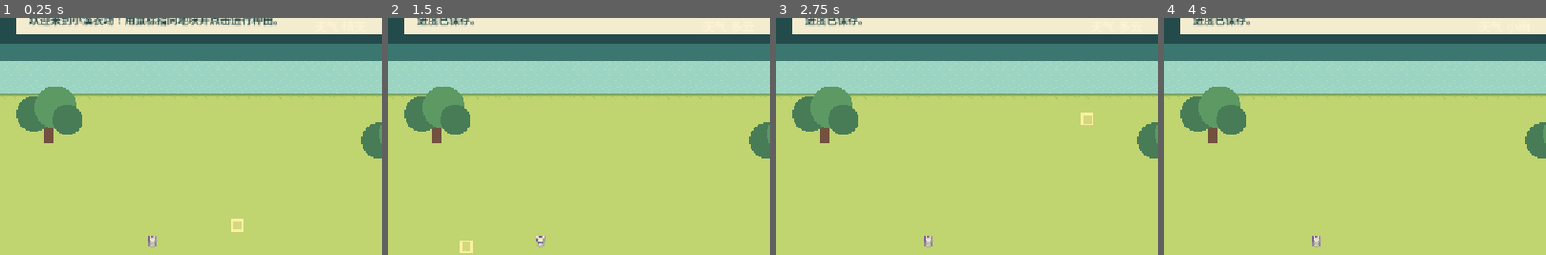
Above: before the commit, frames 1-4 (left to right).
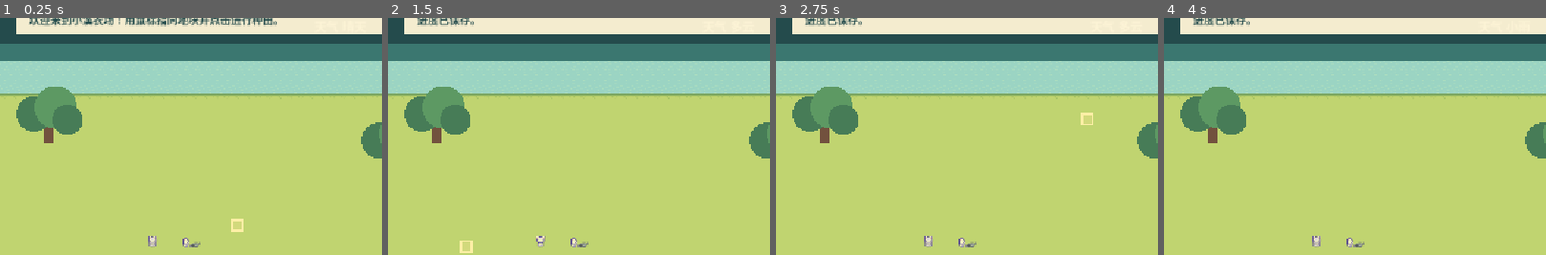
Above: after the commit, the same moments.

Repository: fanfanhappy/CropGame
Game: Godot game, scene res://scenes/world/main.tscn
Same seed, same stepped clock (60 frames per second), same inputs: the game is played once before the commit and once after it.
Inputs (mouse positions are % of the whole screen's width and height, from its top left):
- Up to frame 1 (0.25 s): no input
- Up to frame 2 (1.5 s): tap Enter at 0.5 s; move the mouse to (72, 45) at 0.52 s; hold D 0.53-1.28 s; hold T 0.53-1.28 s; click (72, 45) at 0.67 s; tap Space at 1.25 s; move the mouse to (30, 55) at 1.27 s; hold S from 1.28 s (still down); tap T at 1.35 s
- Up to frame 3 (2.75 s): tap Enter at 2 s; move the mouse to (60, 27) at 2.02 s; release S at 2.03 s; hold D from 2.03 s (still down); hold T from 2.03 s (still down)
- Up to frame 4 (4 s): move the mouse to (45, 70) at 2.77 s; release D at 2.78 s; release T at 2.78 s; hold W 2.78-3.53 s; tap T at 2.85 s; click (45, 70) at 2.92 s; tap Space at 3.5 s; move the mouse to (80, 65) at 3.52 s; hold A from 3.53 s (still down); hold T from 3.53 s (still down)
The pictures show only the part of the screen within x 20-70%, y 6-56%; the shares and areas given below are measured in that part.

The runs differ from the first frame. In frame 1, 0.1% of the frame differs, in the area x 47-53%, y 92-97%; in frame 2, 0.1%; in frame 3, 0.1%; in frame 4, 0.1%.

Commit message:
保存主角动画帧并更新地图场景

Diff:
--- a/scenes/actors/player/player.tscn
+++ b/scenes/actors/player/player.tscn
@@ -35,31 +35,139 @@
 atlas = ExtResource("2_l17oj")
 region = Rect2(336, 0, 48, 48)
 
+[sub_resource type="AtlasTexture" id="AtlasTexture_l17oj"]
+atlas = ExtResource("2_l17oj")
+region = Rect2(0, 1008, 48, 48)
+
+[sub_resource type="AtlasTexture" id="AtlasTexture_8bj4u"]
+atlas = ExtResource("2_l17oj")
+region = Rect2(48, 1008, 48, 48)
+
+[sub_resource type="AtlasTexture" id="AtlasTexture_inh5e"]
+atlas = ExtResource("2_l17oj")
+region = Rect2(96, 1008, 48, 48)
+
+[sub_resource type="AtlasTexture" id="AtlasTexture_hcvpp"]
+atlas = ExtResource("2_l17oj")
+region = Rect2(144, 1008, 48, 48)
+
+[sub_resource type="AtlasTexture" id="AtlasTexture_4iwnj"]
+atlas = ExtResource("2_l17oj")
+region = Rect2(192, 1008, 48, 48)
+
+[sub_resource type="AtlasTexture" id="AtlasTexture_068wj"]
+atlas = ExtResource("2_l17oj")
+region = Rect2(240, 1008, 48, 48)
+
+[sub_resource type="AtlasTexture" id="AtlasTexture_xducv"]
+atlas = ExtResource("2_l17oj")
+region = Rect2(288, 1008, 48, 48)
+
+[sub_resource type="AtlasTexture" id="AtlasTexture_yab6n"]
+atlas = ExtResource("2_l17oj")
+region = Rect2(336, 1008, 48, 48)
+
+[sub_resource type="AtlasTexture" id="AtlasTexture_5mkge"]
+atlas = ExtResource("2_l17oj")
+region = Rect2(0, 1104, 48, 48)
+
+[sub_resource type="AtlasTexture" id="AtlasTexture_q2guw"]
+atlas = ExtResource("2_l17oj")
+region = Rect2(48, 1104, 48, 48)
+
+[sub_resource type="AtlasTexture" id="AtlasTexture_npmmh"]
+atlas = ExtResource("2_l17oj")
+region = Rect2(96, 1104, 48, 48)
+
+[sub_resource type="AtlasTexture" id="AtlasTexture_qxscg"]
+atlas = ExtResource("2_l17oj")
+region = Rect2(144, 1104, 48, 48)
+
+[sub_resource type="AtlasTexture" id="AtlasTexture_biscu"]
+atlas = ExtResource("2_l17oj")
+region = Rect2(192, 1104, 48, 48)
+
+[sub_resource type="AtlasTexture" id="AtlasTexture_8bu7j"]
+atlas = ExtResource("2_l17oj")
+region = Rect2(240, 1104, 48, 48)
+
+[sub_resource type="AtlasTexture" id="AtlasTexture_1a0p2"]
+atlas = ExtResource("2_l17oj")
+region = Rect2(288, 1104, 48, 48)
+
+[sub_resource type="AtlasTexture" id="AtlasTexture_0w3ce"]
+atlas = ExtResource("2_l17oj")
+region = Rect2(336, 1104, 48, 48)
+
+[sub_resource type="AtlasTexture" id="AtlasTexture_ffoq6"]
+atlas = ExtResource("2_l17oj")
+region = Rect2(0, 1056, 48, 48)
+
+[sub_resource type="AtlasTexture" id="AtlasTexture_cat03"]
+atlas = ExtResource("2_l17oj")
+region = Rect2(48, 1056, 48, 48)
+
+[sub_resource type="AtlasTexture" id="AtlasTexture_7i6t6"]
+atlas = ExtResource("2_l17oj")
+region = Rect2(96, 1056, 48, 48)
+
+[sub_resource type="AtlasTexture" id="AtlasTexture_e5w6i"]
+atlas = ExtResource("2_l17oj")
+region = Rect2(144, 1056, 48, 48)
+
+[sub_resource type="AtlasTexture" id="AtlasTexture_t1vny"]
+atlas = ExtResource("2_l17oj")
+region = Rect2(192, 1056, 48, 48)
+
+[sub_resource type="AtlasTexture" id="AtlasTexture_0e3lr"]
+atlas = ExtResource("2_l17oj")
+region = Rect2(240, 1056, 48, 48)
+
+[sub_resource type="AtlasTexture" id="AtlasTexture_llrf1"]
+atlas = ExtResource("2_l17oj")
+region = Rect2(288, 1056, 48, 48)
+
+[sub_resource type="AtlasTexture" id="AtlasTexture_owjsm"]
+atlas = ExtResource("2_l17oj")
+region = Rect2(336, 1056, 48, 48)
+
+[sub_resource type="AtlasTexture" id="AtlasTexture_haoly"]
+atlas = ExtResource("2_l17oj")
+region = Rect2(0, 960, 48, 48)
+
+[sub_resource type="AtlasTexture" id="AtlasTexture_gisjq"]
+atlas = ExtResource("2_l17oj")
+region = Rect2(48, 960, 48, 48)
+
+[sub_resource type="AtlasTexture" id="AtlasTexture_xsnmo"]
+atlas = ExtResource("2_l17oj")
+region = Rect2(96, 960, 48, 48)
+
+[sub_resource type="AtlasTexture" id="AtlasTexture_msxka"]
+atlas = ExtResource("2_l17oj")
+region = Rect2(144, 960, 48, 48)
+
+[sub_resource type="AtlasTexture" id="AtlasTexture_3f3m1"]
+atlas = ExtResource("2_l17oj")
+region = Rect2(192, 960, 48, 48)
+
+[sub_resource type="AtlasTexture" id="AtlasTexture_sn63g"]
+atlas = ExtResource("2_l17oj")
+region = Rect2(240, 960, 48, 48)
+
+[sub_resource type="AtlasTexture" id="AtlasTexture_eh6yv"]
+atlas = ExtResource("2_l17oj")
+region = Rect2(288, 960, 48, 48)
+
+[sub_resource type="AtlasTexture" id="AtlasTexture_shibf"]
+atlas = ExtResource("2_l17oj")
+region = Rect2(336, 960, 48, 48)
+
 [sub_resource type="SpriteFrames" id="SpriteFrames_player"]
 animations = [{
 "frames": [],
 "loop": 0,
-	"name": &"water_down",
-	"speed": 8.0
-	}, {
-	"frames": [],
-	"loop": 0,
-	"name": &"water_up",
-	"speed": 8.0
-	}, {
-	"frames": [],
-	"loop": 0,
-	"name": &"water_left",
-	"speed": 8.0
-	}, {
-	"frames": [],
-	"loop": 0,
-	"name": &"water_right",
-	"speed": 8.0
-	}, {
-	"frames": [],
-	"loop": 0,
-	"name": &"chop_down",
+"name": &"chop_down",
 "speed": 8.0
 }, {
 "frames": [],
@@ -159,6 +267,122 @@
 "frames": [],
 "loop": 1,
 "name": &"walk_up",
+"speed": 8.0
+}, {
+"frames": [{
+"duration": 1.0,
+"texture": SubResource("AtlasTexture_l17oj")
+}, {
+"duration": 1.0,
+"texture": SubResource("AtlasTexture_8bj4u")
+}, {
+"duration": 1.0,
+"texture": SubResource("AtlasTexture_inh5e")
+}, {
+"duration": 1.0,
+"texture": SubResource("AtlasTexture_hcvpp")
+}, {
+"duration": 1.0,
+"texture": SubResource("AtlasTexture_4iwnj")
+}, {
+"duration": 1.0,
+"texture": SubResource("AtlasTexture_068wj")
+}, {
+"duration": 1.0,
+"texture": SubResource("AtlasTexture_xducv")
+}, {
+"duration": 1.0,
+"texture": SubResource("AtlasTexture_yab6n")
+}],
+"loop": 0,
+"name": &"water_down",
+"speed": 8.0
+}, {
+"frames": [{
+"duration": 1.0,
+"texture": SubResource("AtlasTexture_5mkge")
+}, {
+"duration": 1.0,
+"texture": SubResource("AtlasTexture_q2guw")
+}, {
+"duration": 1.0,
+"texture": SubResource("AtlasTexture_npmmh")
+}, {
+"duration": 1.0,
+"texture": SubResource("AtlasTexture_qxscg")
+}, {
+"duration": 1.0,
+"texture": SubResource("AtlasTexture_biscu")
+}, {
+"duration": 1.0,
+"texture": SubResource("AtlasTexture_8bu7j")
+}, {
+"duration": 1.0,
+"texture": SubResource("AtlasTexture_1a0p2")
+}, {
+"duration": 1.0,
+"texture": SubResource("AtlasTexture_0w3ce")
+}],
+"loop": 0,
+"name": &"water_left",
+"speed": 8.0
+}, {
+"frames": [{
+"duration": 1.0,
+"texture": SubResource("AtlasTexture_ffoq6")
+}, {
+"duration": 1.0,
+"texture": SubResource("AtlasTexture_cat03")
+}, {
+"duration": 1.0,
+"texture": SubResource("AtlasTexture_7i6t6")
+}, {
+"duration": 1.0,
+"texture": SubResource("AtlasTexture_e5w6i")
+}, {
+"duration": 1.0,
+"texture": SubResource("AtlasTexture_t1vny")
+}, {
+"duration": 1.0,
+"texture": SubResource("AtlasTexture_0e3lr")
+}, {
+"duration": 1.0,
+"texture": SubResource("AtlasTexture_llrf1")
+}, {
+"duration": 1.0,
+"texture": SubResource("AtlasTexture_owjsm")
+}],
+"loop": 0,
+"name": &"water_right",
+"speed": 8.0
+}, {
+"frames": [{
+"duration": 1.0,
+"texture": SubResource("AtlasTexture_haoly")
+}, {
+"duration": 1.0,
+"texture": SubResource("AtlasTexture_gisjq")
+}, {
+"duration": 1.0,
+"texture": SubResource("AtlasTexture_xsnmo")
+}, {
+"duration": 1.0,
+"texture": SubResource("AtlasTexture_msxka")
+}, {
+"duration": 1.0,
+"texture": SubResource("AtlasTexture_3f3m1")
+}, {
+"duration": 1.0,
+"texture": SubResource("AtlasTexture_sn63g")
+}, {
+"duration": 1.0,
+"texture": SubResource("AtlasTexture_eh6yv")
+}, {
+"duration": 1.0,
+"texture": SubResource("AtlasTexture_shibf")
+}],
+"loop": 0,
+"name": &"water_up",
 "speed": 8.0
 }]
 
@@ -170,4 +394,4 @@
 unique_name_in_owner = true
 position = Vector2(0, -24)
 sprite_frames = SubResource("SpriteFrames_player")
-animation = &"idle_up"
+animation = &"water_right"
--- a/scenes/world/main.tscn
+++ b/scenes/world/main.tscn
@@ -12,26 +12,25 @@
 
 [node name="FarmGame" type="Node2D" unique_id=1489668228]
 script = ExtResource("1")
-show_demo_environment = false
 
-[node name="Player" parent="." instance=ExtResource("5_player")]
+[node name="Player" parent="." unique_id=528861824 instance=ExtResource("5_player")]
 
-[node name="WorldObjects" type="Node2D" parent="."]
+[node name="WorldObjects" type="Node2D" parent="." unique_id=1364768637]
 
-[node name="Crops" type="Node2D" parent="."]
+[node name="TreeNorth" parent="WorldObjects" unique_id=1552647201 instance=ExtResource("6_tree")]
+position = Vector2(300, 180)
+
+[node name="TreeEast" parent="WorldObjects" unique_id=907546155 instance=ExtResource("6_tree")]
+position = Vector2(820, 220)
+
+[node name="Crops" type="Node2D" parent="." unique_id=194389989]
 unique_name_in_owner = true
 
-[node name="UI" parent="." instance=ExtResource("7_hud")]
+[node name="UI" parent="." unique_id=360724751 instance=ExtResource("7_hud")]
 
-[node name="SaveManager" parent="." instance=ExtResource("8_save")]
+[node name="SaveManager" parent="." unique_id=2124887223 instance=ExtResource("8_save")]
 
-[node name="Inventory" parent="." instance=ExtResource("9_inventory")]
-
-[node name="TreeNorth" parent="WorldObjects" instance=ExtResource("6_tree")]
-position = Vector2(300, 180)
-
-[node name="TreeEast" parent="WorldObjects" instance=ExtResource("6_tree")]
-position = Vector2(820, 220)
+[node name="Inventory" parent="." unique_id=1990322199 instance=ExtResource("9_inventory")]
 
 [node name="GrassLayer" type="TileMapLayer" parent="." unique_id=408002103]
 z_index = -1
@@ -45,7 +44,10 @@
 tile_map_data = PackedByteArray("AAD2//r/AAAAAAAAAAD2//v/AAAAAAAAAAD2//z/AAAAAAAAAAD2//3/AAAAAAAAAAD2//7/AAAAAAAAAAD2// …(55568 unchanged characters)…
 tile_set = ExtResource("3")
 
-[node name="SoilLayer" type="TileMapLayer" parent="."]
+[node name="SoilLayer" type="TileMapLayer" parent="." unique_id=283713028]
+z_index = -1
 position = Vector2(144, 96)
-z_index = -1
 tile_set = ExtResource("4")
+
+[node name="Player2" parent="." unique_id=675655567 instance=ExtResource("5_player")]
+position = Vector2(507, 409)
Not shown: 1 places in scenes/world/main.tscn that only renumber resources
